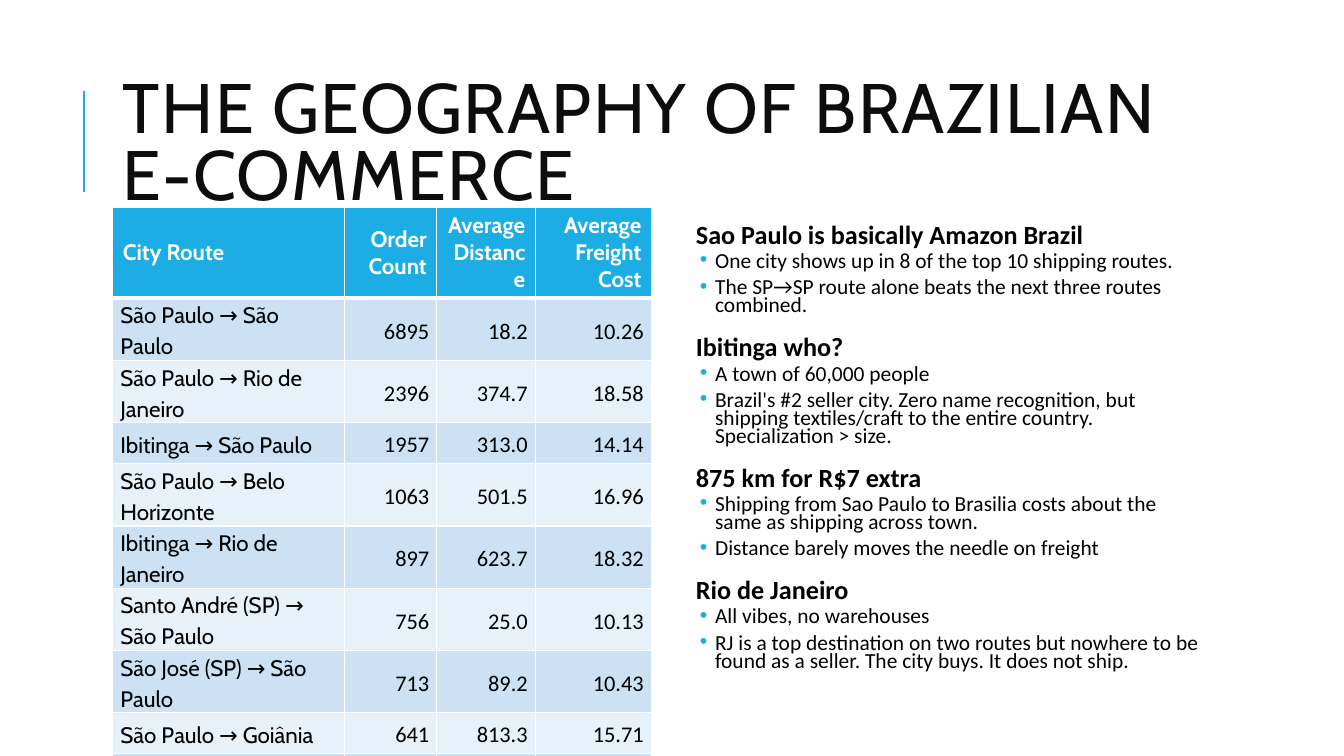
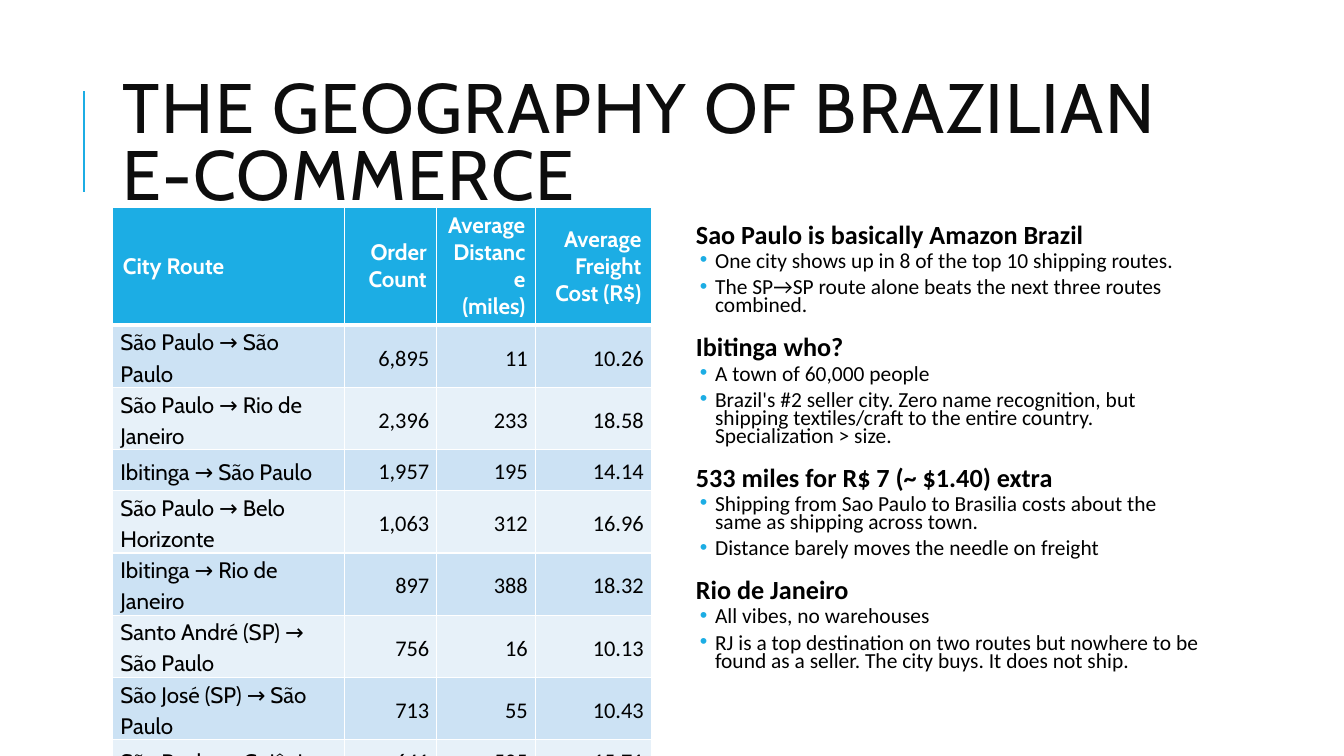
Before and after one commit to jan-zika/olist-db, a slide deck: slide 19 of presentation/Olist E-Commerce Analysis.pptx. Drawn at 1344x756 pixels with LibreOffice and Linux fonts; fonts in the diff are those of the drawing. Boxes give left, top, right and bottom in pixels: in the first picture for what was removed or moved away, otherwise in the second. Text is boxed around its words. In the diff, an @@ line names an element or a change of style, - is before the commit and + after.

Commit message:
added miles to geolocation, presentation update

```diff
--- a/presentation/Olist E-Commerce Analysis.pptx
+++ b/presentation/Olist E-Commerce Analysis.pptx
@@ table at (113, 207, 651, 744) @@
-row 1, column 3: Average Distance
+row 1, column 3: Average Distance (miles)
-row 1, column 4: Average Freight Cost
+row 1, column 4: Average Freight Cost (R$)
-row 2, column 2: 6895
+row 2, column 2: 6,895
-row 2, column 3: 18.2
+row 2, column 3: 11
-row 3, column 2: 2396
+row 3, column 2: 2,396
-row 3, column 3: 374.7
+row 3, column 3: 233
-row 4, column 2: 1957
+row 4, column 2: 1,957
-row 4, column 3: 313.0
+row 4, column 3: 195
-row 5, column 2: 1063
+row 5, column 2: 1,063
-row 5, column 3: 501.5
+row 5, column 3: 312
-row 6, column 3: 623.7
+row 6, column 3: 388
-row 7, column 3: 25.0
+row 7, column 3: 16
-row 8, column 3: 89.2
+row 8, column 3: 55
-row 9, column 3: 813.3
+row 9, column 3: 505
-row 10, column 3: 874.7
+row 10, column 3: 544
-row 11, column 3: 363.4
+row 11, column 3: 226
@@ text at (696, 467, 1053, 491): text changed @@
-  875 km for R$7 extra
+  533 miles for R$ 7 (~ $1.40) extra
```
Also in this commit, not shown: 1 other file.
